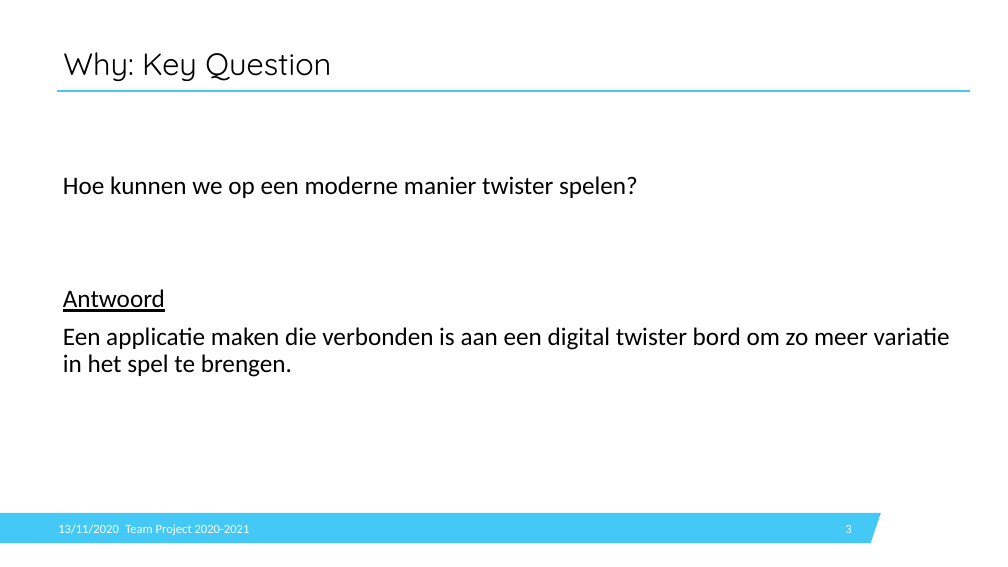
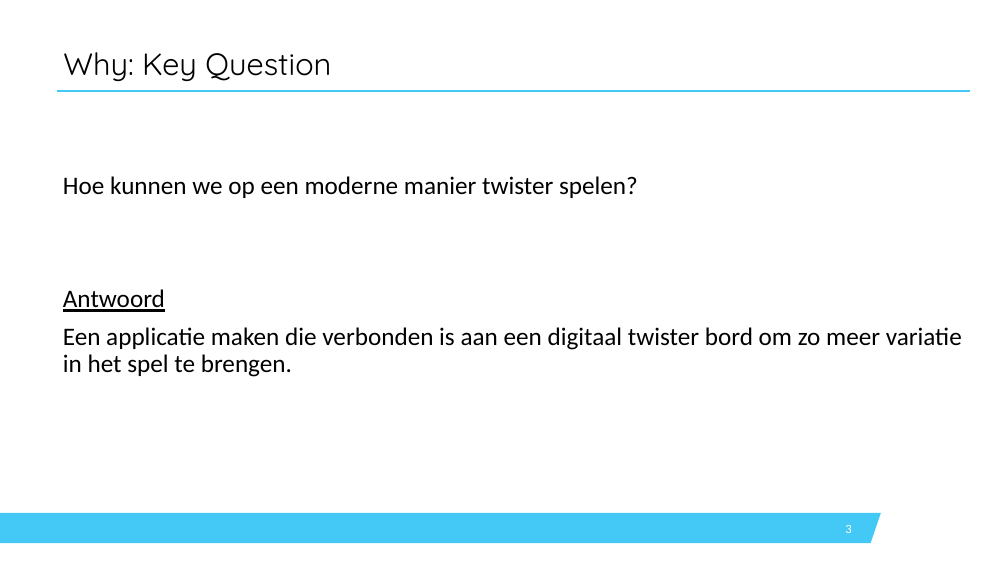
Before and after one commit to SoensJakob/Team-Project-Twister-2.0, a slide deck: slide 3 of Presentatie/13-11-2020_Presentatie.pptx. Drawn at 1008x567 pixels with LibreOffice and Linux fonts; fonts in the diff are those of the drawing; background and template pictures are left out. Boxes give left, top, right and bottom in pixels: in the first picture for what was removed or moved away, otherwise in the second. Text is boxed around its words. In the diff, an @@ line names an element or a change of style, - is before the commit and + after.

```diff
--- a/Presentatie/13-11-2020_Presentatie.pptx
+++ b/Presentatie/13-11-2020_Presentatie.pptx
@@ text at bbox=[63, 327, 962, 377]: text changed @@
-Een applicatie maken die verbonden is aan een digital twister bord om zo meer variatie in het spel te brengen.
+Een applicatie maken die verbonden is aan een digitaal twister bord om zo meer variatie in het spel te brengen.
@@ text removed at bbox=[58, 524, 119, 534] @@
-13/11/2020
@@ text removed at bbox=[125, 524, 250, 535] @@
-Team Project 2020-2021
```
Also in this commit, not shown: 4 other slides changed, 3 slides added, 1 other file.
